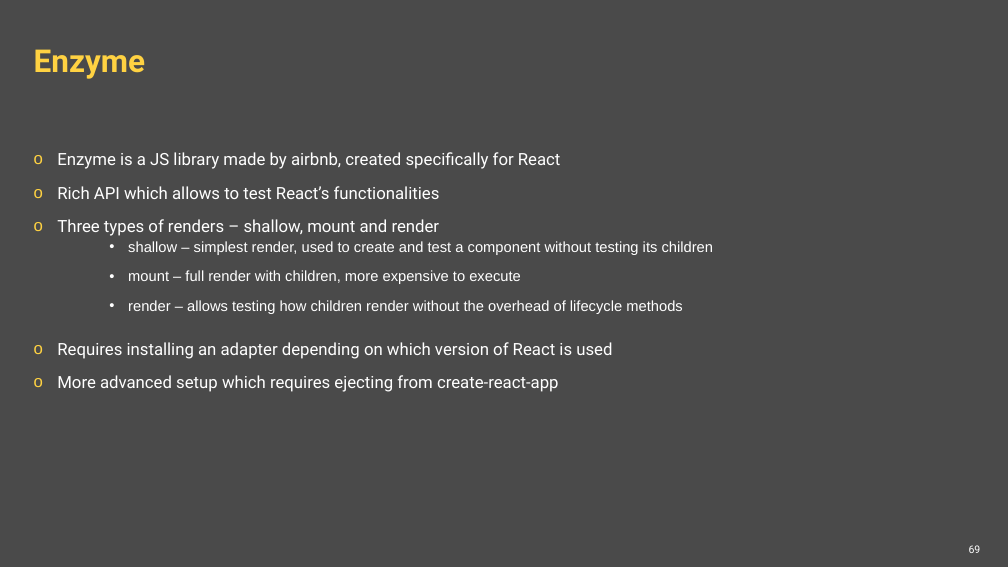
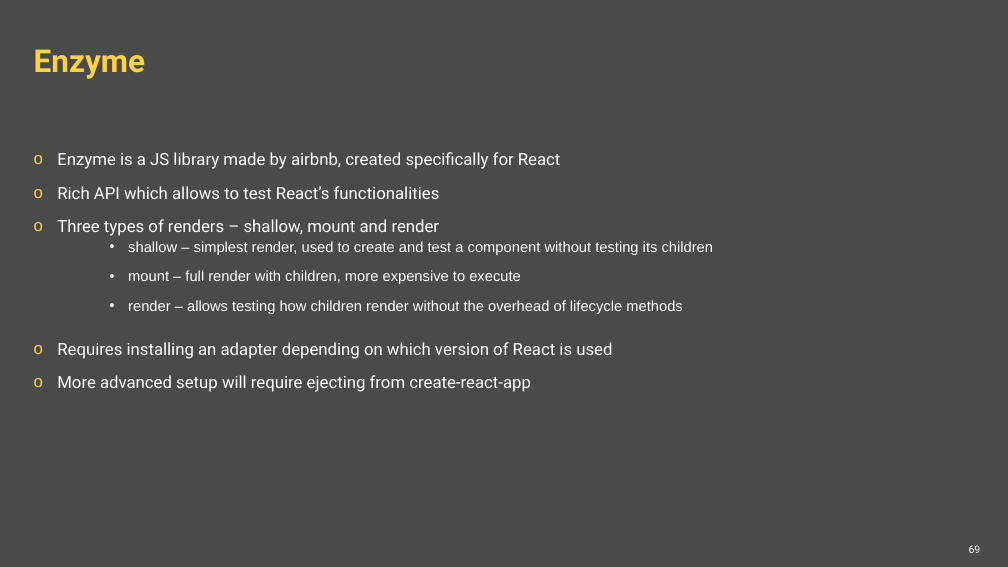
Before and after one commit to ppuzio/react-course-examples, a slide deck: slide 69 of React BEST course.pptx. Drawn at 1008x567 pixels with LibreOffice and Linux fonts; fonts in the diff are those of the drawing; background and template pictures are left out. Boxes give left, top, right and bottom in pixels: in the first picture for what was removed or moved away, otherwise in the second. Text is boxed around its words. In the diff, an @@ line names an element or a change of style, - is before the commit and + after.

```diff
--- a/React BEST course.pptx
+++ b/React BEST course.pptx
@@ text at [57, 375, 531, 392]: text changed @@
-o More advanced setup which requires ejecting from create-react-app
+o More advanced setup will require ejecting from create-react-app
```
Also in this commit, not shown: 1 other slide changed, 5 other files.
